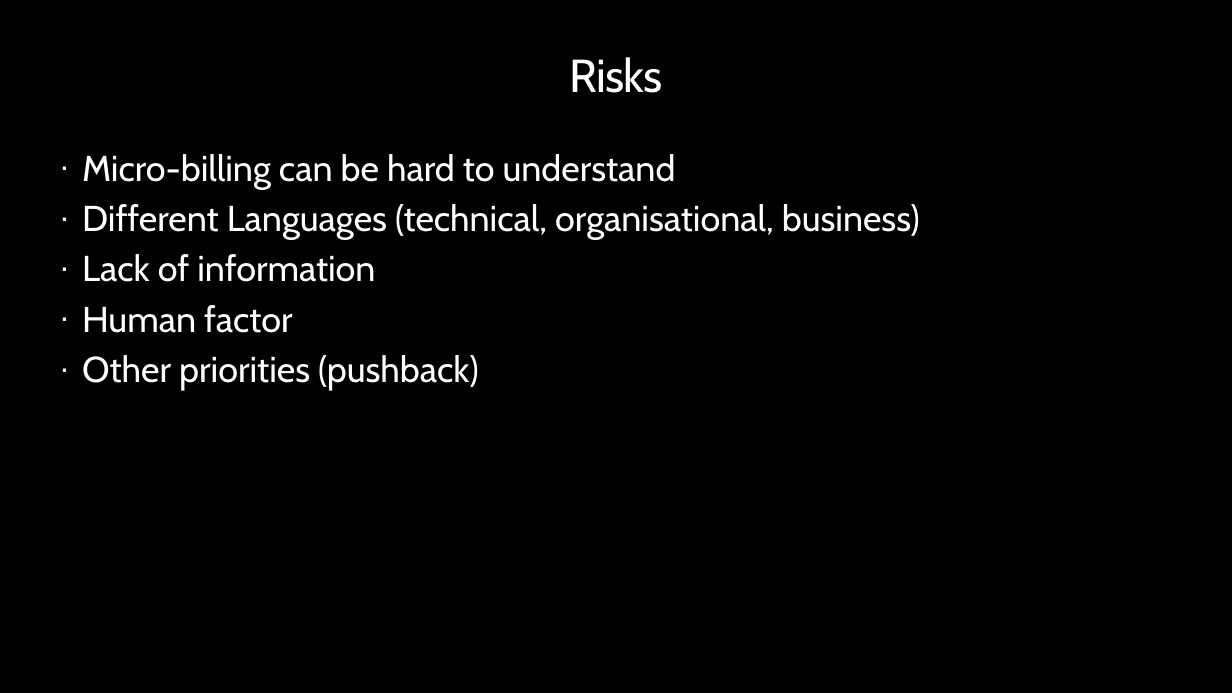
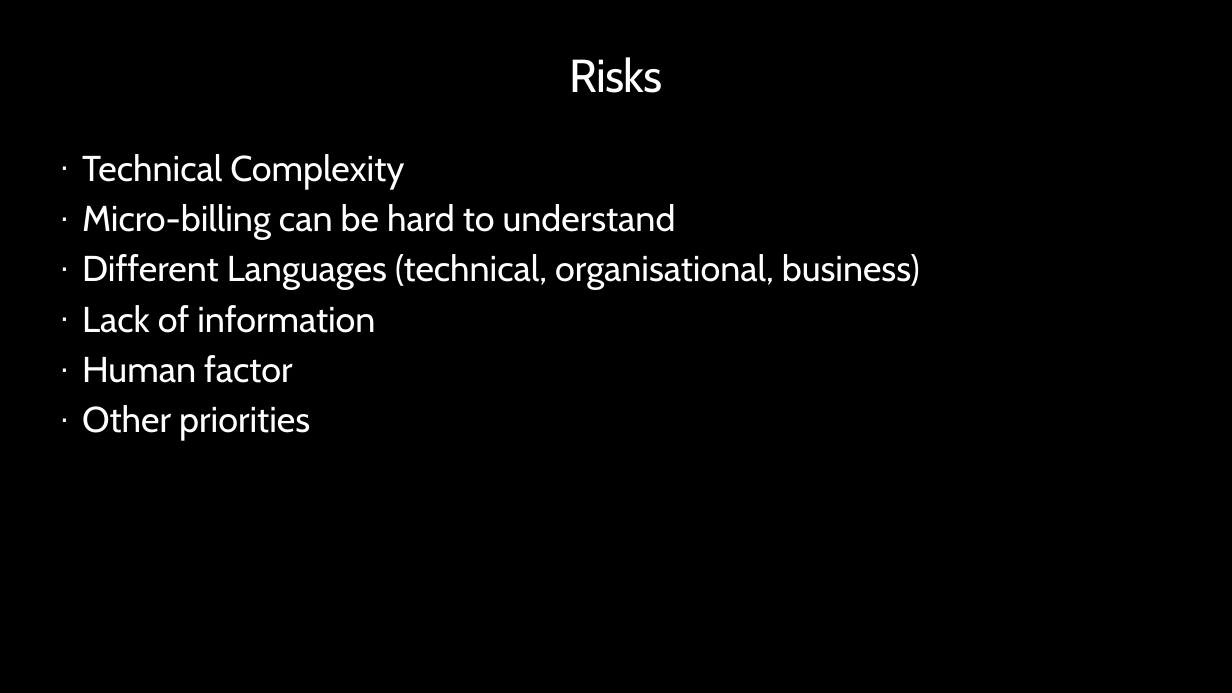
Before and after one commit to peterperov/MSFTCSA, a slide deck: slide 10 of 104-FinOps/Azure FinOps - Introduction.pptx. Drawn at 1232x693 pixels with LibreOffice and Linux fonts; fonts in the diff are those of the drawing; background and template pictures are left out. Boxes give left, top, right and bottom in pixels: in the first picture for what was removed or moved away, otherwise in the second. Text is boxed around its words. In the diff, an @@ line names an element or a change of style, - is before the commit and + after.

```diff
--- a/104-FinOps/Azure FinOps - Introduction.pptx
+++ b/104-FinOps/Azure FinOps - Introduction.pptx
@@ text at box(82, 154, 404, 189): paragraph added @@
+· Technical Complexity
@@ text at box(82, 405, 310, 441): text changed @@
-· Other priorities (pushback)
+· Other priorities
```
Also in this commit, not shown: 6 other slides changed.
